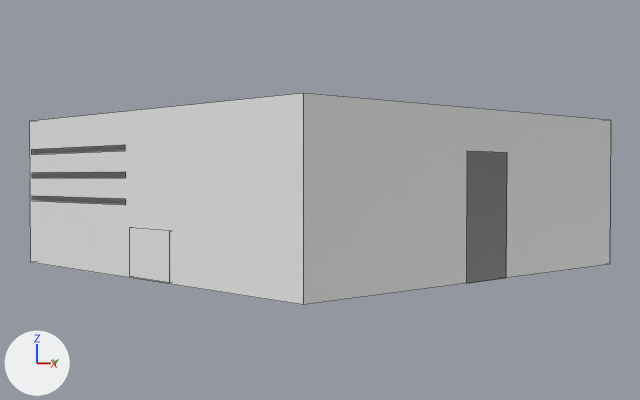
Renders of the Blender file blend files/Bar.blend from each side of a commit.
One viewpoint serves both versions: a 50 mm camera at (88.8, -83.2, 11.7) aimed at (0.1, 0.4, 8.6). The lights are fixed; the arrows at lower left show +X, +Y and +Z. Mesh edges are drawn as thin lines.

In view in the first picture: 'Bar counter', 'Door', 'Room', 'Shelf'.
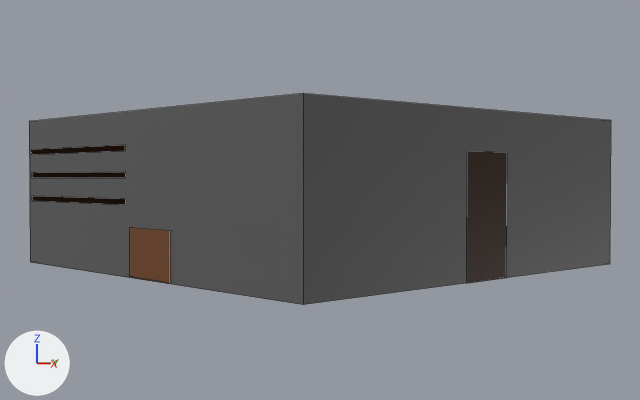
The change in detail:
Material 'Material' (mat_material) changes colour from white #e7e7e7 to dark grey #585858; in linear values from (0.8, 0.8, 0.8) to (0.098, 0.098, 0.098).
Material 'Material.003' (mat_material_003) is new.
Its base color is (0.154, 0.0517, 0.0124) (brown #6d401d).
me_cube_001 has 24 vertices, 23 faces and spans x -4.63..3.86, y -3.16..1.0, z -1.0..1.0.
me_cube_001 now uses material mat_material_003 (brown #6d401d).
me_cube_008 has 8 vertices, 6 faces and spans x -1.0..1.0, y -1.0..1.0, z -1.0..1.0.
me_cube_008 now uses material mat_material_003 (brown #6d401d).

Where the change shows, as pixel boxes (x1, y1, x2, y2) in the pictures (640 x 400 px):
'Room', recoloured: (29, 93, 611, 305) in both
'Door', recoloured: (467, 151, 507, 283) in both
'Bar counter', recoloured (grey to brown): (130, 228, 171, 283) in both
